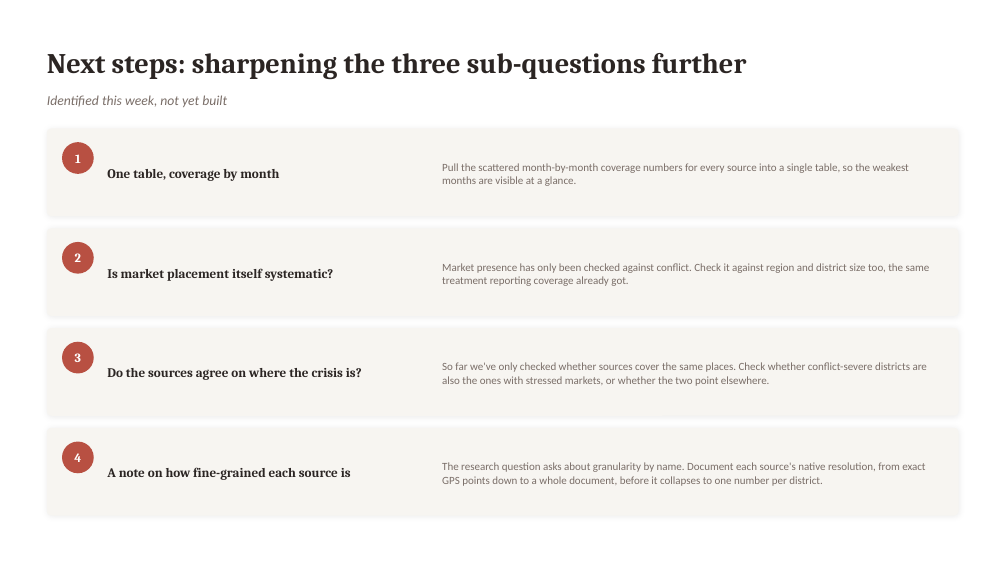
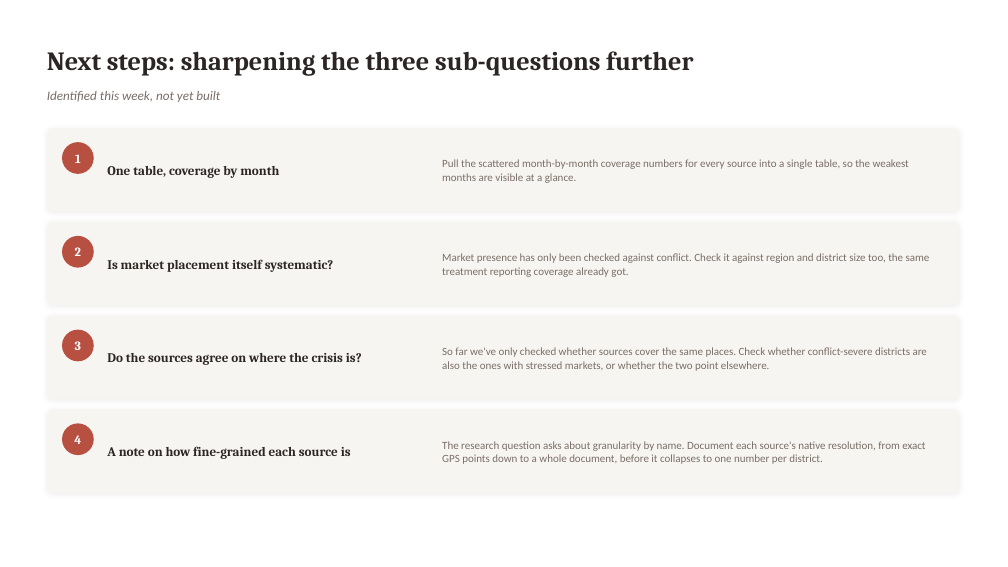
Before and after one commit to hcfgsqm2q7-lang/Dissertation---Samuel-Aracena, a slide deck: slide 25 of weekly_meetings/2026_08_17_slides.pptx (slide 15 before the commit). Drawn at 1008x567 pixels with LibreOffice and Linux fonts; fonts in the diff are those of the drawing. Boxes give left, top, right and bottom in pixels: in the first picture for what was removed or moved away, otherwise in the second. Text is boxed around its words. In the diff, an @@ line names an element or a change of style, - is before the commit and + after.

```diff
--- a/weekly_meetings/2026_08_17_slides.pptx
+++ b/weekly_meetings/2026_08_17_slides.pptx
@@ text "Next steps: sharpening the three ..." at bbox=[47, 51, 693, 76]: size 27 to 25 pt @@
@@ text "Identified this week, not yet ..." at bbox=[47, 91, 220, 102]: size 13 to 12.5 pt @@
@@ rounded rectangle: place and size @@
-rounded rectangle at bbox=[47, 129, 959, 216]
+rounded rectangle at bbox=[47, 129, 959, 212]
@@ text "Pull the scattered month-by-month coverage ...": place and size @@
-text "Pull the scattered month-by-month coverage ..." at bbox=[442, 163, 909, 186]
+text "Pull the scattered month-by-month coverage ..." at bbox=[442, 159, 909, 183]
@@ rounded rectangle: place and size @@
-rounded rectangle at bbox=[47, 228, 959, 316]
+rounded rectangle at bbox=[47, 222, 959, 306]
@@ text "2": place and size @@
-text "2" at bbox=[75, 253, 81, 262]
+text "2" at bbox=[75, 247, 81, 256]
@@ ellipse: place and size @@
-ellipse at bbox=[62, 242, 94, 274]
+ellipse at bbox=[62, 236, 94, 268]
@@ text "Is market placement itself systematic?": place and size @@
-text "Is market placement itself systematic?" at bbox=[107, 268, 334, 281]
+text "Is market placement itself systematic?" at bbox=[107, 259, 334, 272]
@@ text "Market presence has only been ...": place and size @@
-text "Market presence has only been ..." at bbox=[442, 263, 930, 286]
+text "Market presence has only been ..." at bbox=[442, 253, 930, 277]
@@ rounded rectangle: place and size @@
-rounded rectangle at bbox=[47, 328, 959, 416]
+rounded rectangle at bbox=[47, 316, 959, 399]
@@ text "Do the sources agree on ...": place and size @@
-text "Do the sources agree on ..." at bbox=[107, 368, 362, 380]
+text "Do the sources agree on ..." at bbox=[107, 353, 362, 365]
@@ text "So far we've only checked ...": place and size @@
-text "So far we've only checked ..." at bbox=[442, 362, 927, 386]
+text "So far we've only checked ..." at bbox=[442, 347, 927, 371]
@@ text "3": place and size @@
-text "3" at bbox=[75, 353, 81, 362]
+text "3" at bbox=[75, 341, 81, 350]
@@ ellipse: place and size @@
-ellipse at bbox=[62, 342, 94, 374]
+ellipse at bbox=[62, 330, 94, 361]
@@ proportions changed in 4 elements at bbox=[47, 129, 959, 212], bbox=[47, 222, 959, 306], bbox=[47, 316, 959, 399], bbox=[47, 410, 959, 493] @@
@@ rounded rectangle: place and size @@
-rounded rectangle at bbox=[47, 428, 959, 516]
+rounded rectangle at bbox=[47, 410, 959, 493]
@@ text "The research question asks about ...": place and size @@
-text "The research question asks about ..." at bbox=[442, 462, 925, 486]
+text "The research question asks about ..." at bbox=[442, 441, 925, 464]
@@ text "4": place and size @@
-text "4" at bbox=[74, 453, 81, 462]
+text "4" at bbox=[74, 435, 81, 444]
@@ ellipse: place and size @@
-ellipse at bbox=[62, 442, 94, 473]
+ellipse at bbox=[62, 423, 94, 455]
@@ text "A note on how fine-grained ...": place and size @@
-text "A note on how fine-grained ..." at bbox=[107, 467, 351, 480]
+text "A note on how fine-grained ..." at bbox=[107, 446, 351, 459]
```
Also in this commit, not shown: 14 other slides changed, 11 slides added, 1 slide removed, 1 other file.
